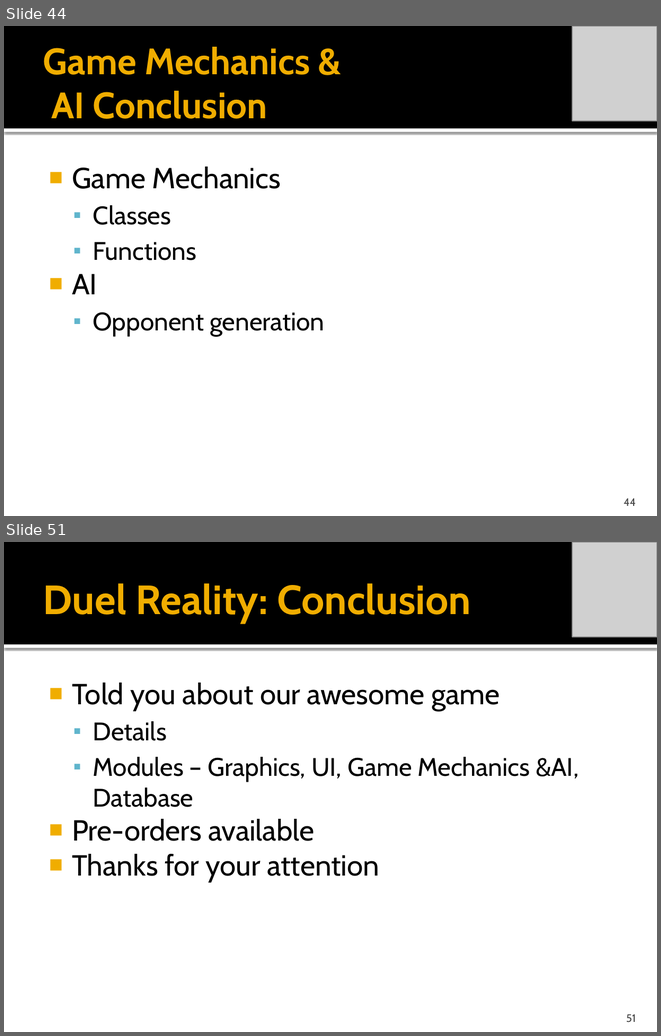
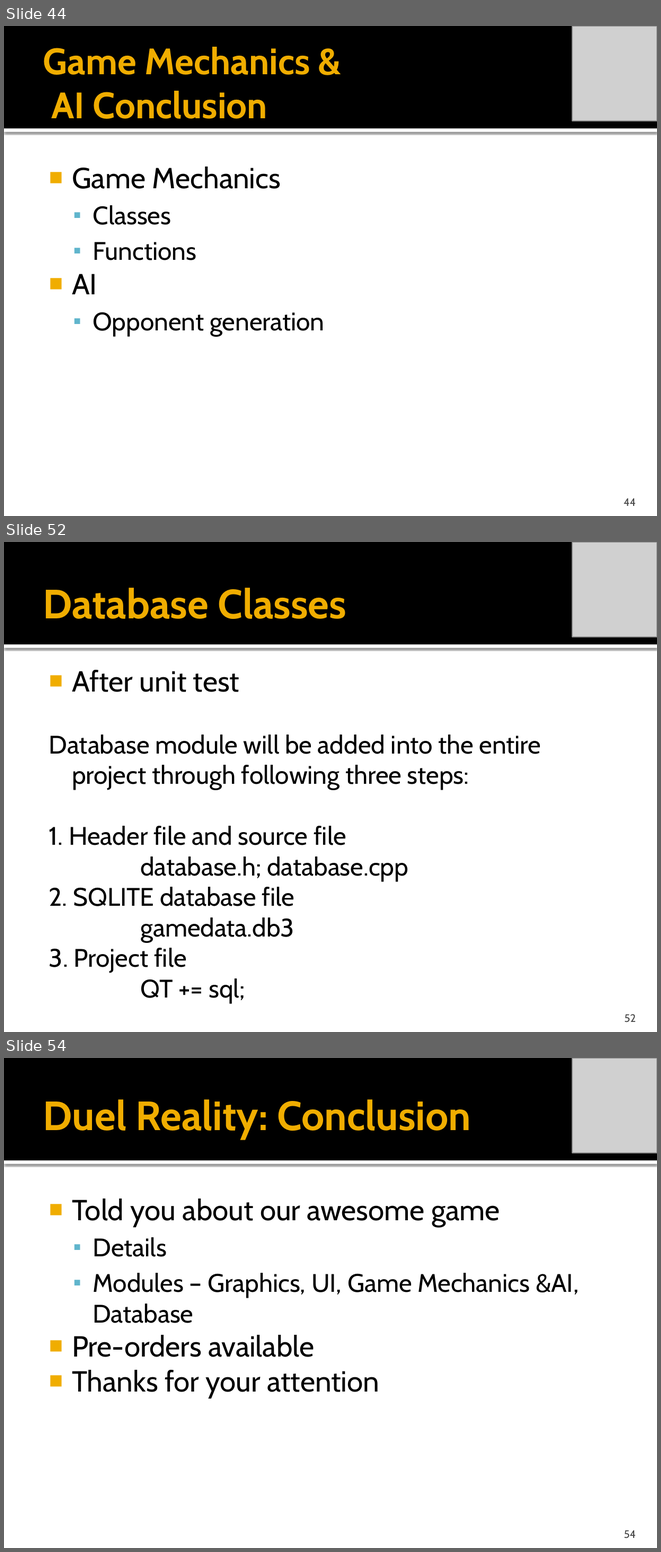
Before and after one commit to idxExtropy/duel-reality, a slide deck: Docs/DUEL REALITY .pptx. Shown one above the other, each under a label of ours: slides 44 and 51 before the commit, slides 44, 52 and 54 after it; the slides between them are not shown. The pictures are 661x1036 and 661x1552 pixels, drawn with LibreOffice and Linux fonts; fonts in the diff are those of the drawing; grey boxes stand for pictures. Boxes give left, top, right and bottom in pixels: in the first picture for what was removed or moved away, otherwise in the second. Text is boxed around its words. In the diff, an @@ line names an element or a change of style, - is before the commit and + after.

```diff
--- a/Docs/DUEL REALITY .pptx
+++ b/Docs/DUEL REALITY .pptx
@@ slide 52 added at box(4, 542, 657, 1032), background #FFFFFF; not listed: 2 template elements that a slide beside it also shows @@
@@ picture added at box(572, 542, 657, 637) @@
@@ title added at box(43, 588, 346, 619), 45 pt, text #F0AD00, bold @@
+Database Classes
@@ text added at box(49, 670, 541, 973), 28 pt, text #000000 @@
+■ After unit test
+Database module will be added into the entire project through following three steps:
+1. Header file and source file
+database.h; database.cpp
+2. SQLITE database file
+gamedata.db3
+3. Project file
+QT += sql;
@@ page number added at box(624, 1014, 636, 1022), 12 pt, text #454545 @@
+52
@@ what was slide 51 is now slide 54 @@
@@ page number at box(624, 1530, 636, 1538): text changed @@
-51
+54
```
Also in this commit, not shown: 1 slide changed, 8 other slides added, 6 slides removed.
